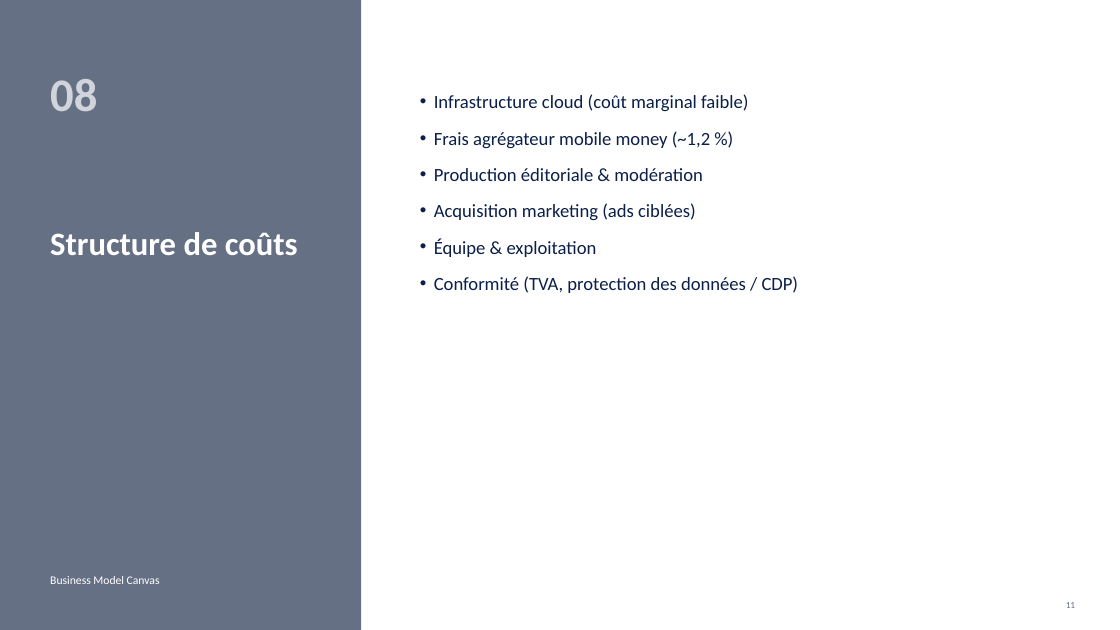
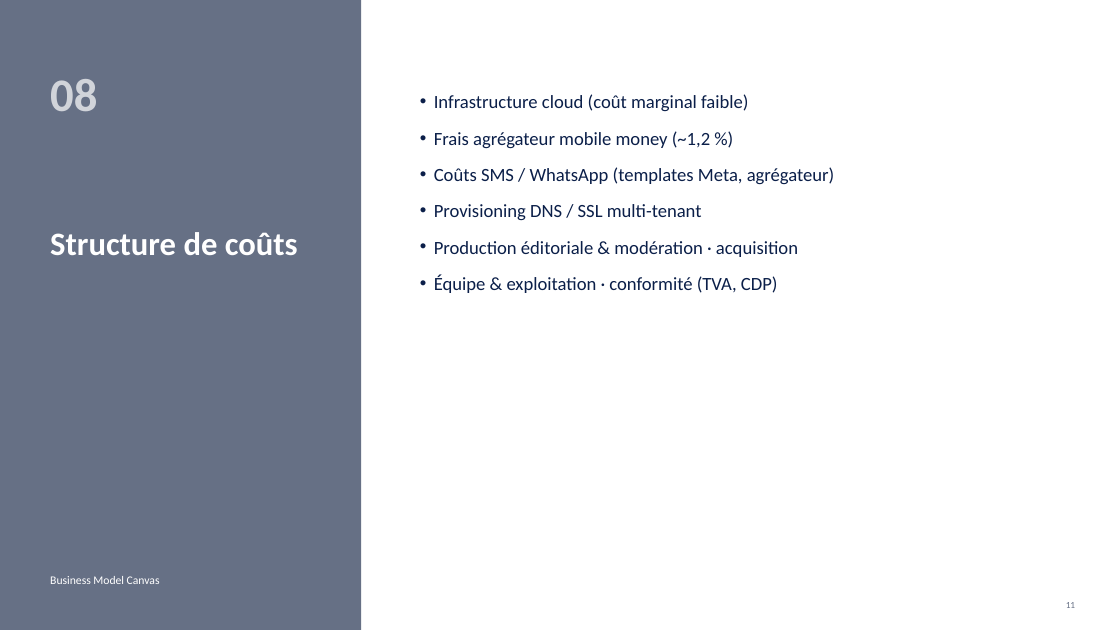
Before and after one commit to Mm-eyoum/wergu-yaram, a slide deck: slide 11 of docs/business-model-canvas.pptx. Drawn at 1120x630 pixels with LibreOffice and Linux fonts; fonts in the diff are those of the drawing. Boxes give left, top, right and bottom in pixels: in the first picture for what was removed or moved away, otherwise in the second. Text is boxed around its words. In the diff, an @@ line names an element or a change of style, - is before the commit and + after.

```diff
--- a/docs/business-model-canvas.pptx
+++ b/docs/business-model-canvas.pptx
@@ text at bbox=[434, 167, 834, 293]: text changed @@
-• Production éditoriale & modération
-• Acquisition marketing (ads ciblées)
-• Équipe & exploitation
-• Conformité (TVA, protection des données / CDP)
+• Coûts SMS / WhatsApp (templates Meta, agrégateur)
+• Provisioning DNS / SSL multi-tenant
+• Production éditoriale & modération · acquisition
+• Équipe & exploitation · conformité (TVA, CDP)
```
Also in this commit, not shown: 12 other slides changed, 4 other files.
